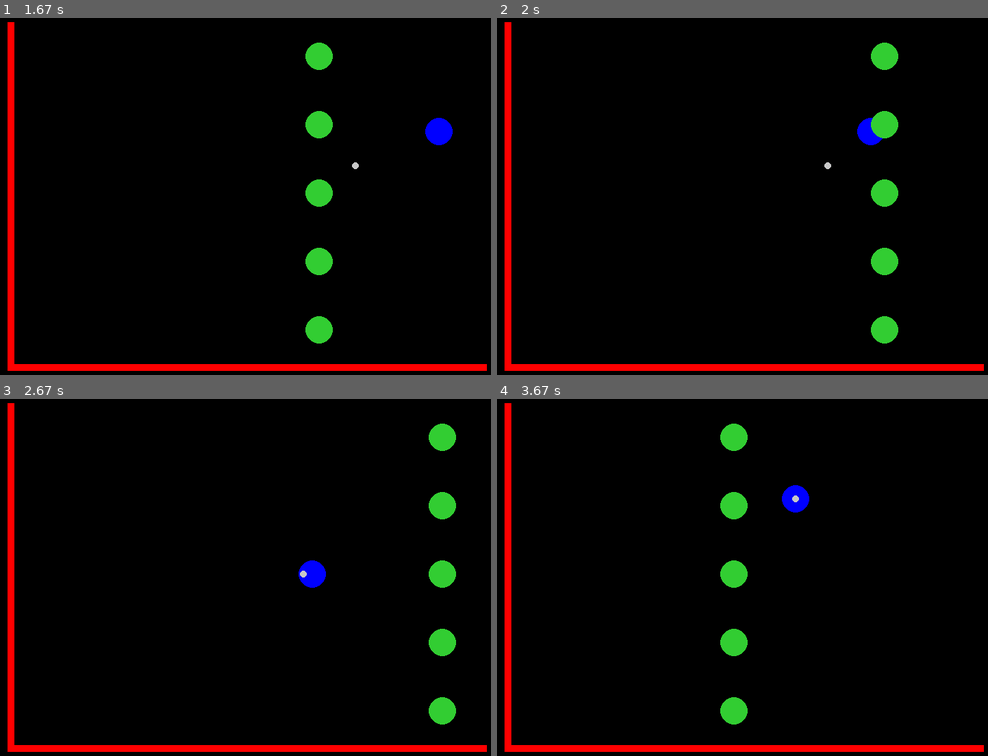
Above: before the commit, frames 1-4 (two rows, left to right).
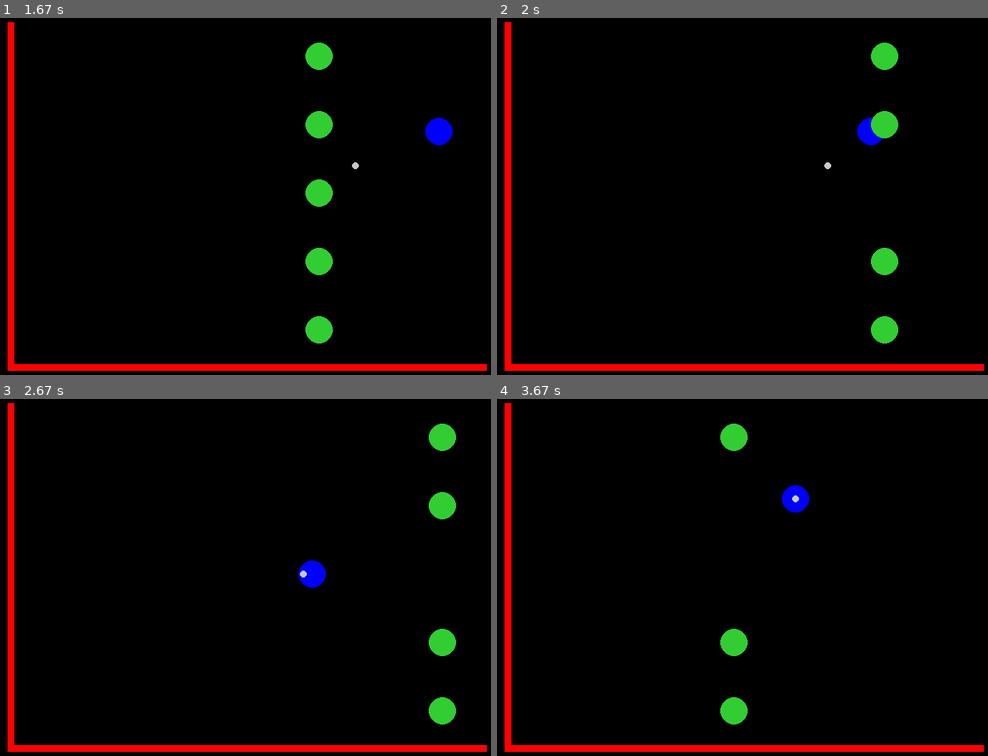
Above: after the commit, the same moments.

Repository: zhoubw/hackers-and-slashers
Game: pygame game, started from vonsfolder/pygame_demo_von.py
Two runs of this game, one before a commit and one after it. Both use one fixed random seed, a clock stepped at 60 frames per second and the inputs below. The source is Python 2; it was converted automatically to run under Python 3.
Inputs:
- Up to frame 1 (1.67 s): hold Right 0.33-0.8 s; hold Up 0.83-1.13 s; hold Right 1.17-1.63 s
- Up to frame 2 (2 s): hold Left from 1.67 s (still down)
- Up to frame 3 (2.67 s): release Left at 2.2 s; hold Down 2.23-2.53 s; hold Left from 2.57 s (still down)
- Up to frame 4 (3.67 s): release Left at 2.97 s; hold Up 3-3.37 s; tap Space at 3.07, 3.47 s; hold Right from 3.4 s (still down)

Frame 1 is identical in both runs. In frame 2, 0.3% of the frame differs, in the area x 76-82%, y 45-53%; in frame 3, 0.3%; in frame 4, 0.7%, in the area x 45-52%, y 26-53%.

Commit message:
Projectiles now kill enemies!
The projectiles now kill enemies! So far, they can only one-shot the
enemies, because the projectiles do 20 damage to the enemies, and the
enemies have 40 life. This sounds good, but the enemies take damage when
the projectile is NEAR them, which can occur in 2 consecutive frames, so
it appears that they one-shot the enemies. We will fix this by giving
the enemies invulnerability after they take damage (we need to do this
with players too.)

Diff:
--- a/vonsfolder/pygame_demo_von.py
+++ b/vonsfolder/pygame_demo_von.py
@@ -1,4 +1,5 @@
 import pygame
+import random
 from pygame.locals import *
 from functions_von import *
 
@@ -38,23 +39,27 @@
         self.speed = 5
         self.direction = 2
         # direction, 1=up, 2=right, 3=down, 4=left
+
+        self.health = 100
+        self.color = [0,0,255]
+
     #def __call__(self):
     #    pass
     def movement(self):
         KeyList = pygame.key.get_pressed()
-        if KeyList[K_UP]:
+        if KeyList[K_UP] and self.health > 0:
             self.pos[1] -= self.speed
             self.direction = 3
-        if KeyList[K_DOWN]:
+        if KeyList[K_DOWN] and self.health > 0:
             self.pos[1] += self.speed
             self.direction = 1
-        if KeyList[K_LEFT]:
+        if KeyList[K_LEFT] and self.health > 0:
             self.pos[0] -= self.speed
             self.direction = 4
-        if KeyList[K_RIGHT]:
+        if KeyList[K_RIGHT] and self.health > 0:
             self.pos[0] += self.speed
             self.direction = 2
-        pygame.draw.circle(window,(0,0,255),self.pos,self.radius)
+        pygame.draw.circle(window,(self.color),self.pos,self.radius)
 
 # projdir (projectile-direction)
 # projdir, 1=up, 2=right, 3=down, 4=left
@@ -104,6 +109,7 @@
         self.radius = 20
         self.speed = 5
         self.direction = 1
+        self.health = 40
     def movement(self):
         #direction: 1 = left, 2 = right
         if self.direction == 1:
@@ -144,6 +150,23 @@
         player.pos[1] = 70
     if player.pos[1] > 540:
         player.pos[1] = 530
+    for i in badguyArray:
+        if abs(player.pos[0] - i.pos[0]) <= 20 and abs(player.pos[1] - i.pos[1]) <= 20:
+            player.health -= 10
+    if player.health <= 0:
+        player.color = (255,0,0)
+        #print("you died!!")
+
+    for eachEnemy in badguyArray:
+        if abs(projectile.pos[0] - eachEnemy.pos[0]) <= 40 and abs(projectile.pos[1] - eachEnemy.pos[1]) <= 40:
+            eachEnemy.health -= 20
+    for eachEnemy in badguyArray:
+        if eachEnemy.health <= 0:
+            print(len(badguyArray))
+            badguyArray.remove(eachEnemy)
+            print(len(badguyArray))
+            #print("Badguy #" + str(eachEnemy) + "is down!!")
+
 
 
 
@@ -153,12 +176,12 @@
     player.movement()
     projectile.movement()
 
-    for index in xrange(numEnemys):
-        badguyArray[index].movement()
+    for eachEnemy in badguyArray:
+        eachEnemy.movement()
 
     clock.tick(FPS)
     frames += 1
-    print frames
+    #print frames
     #pygame.display.flip()
     pygame.display.update()
-pygame.exit()
+pygame.quit()
